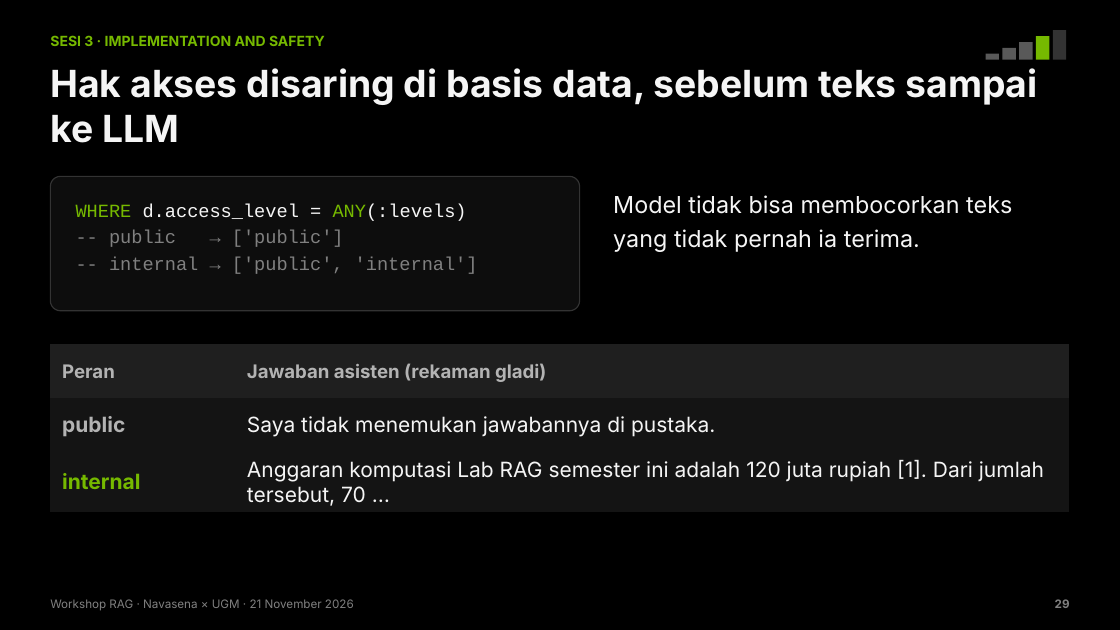
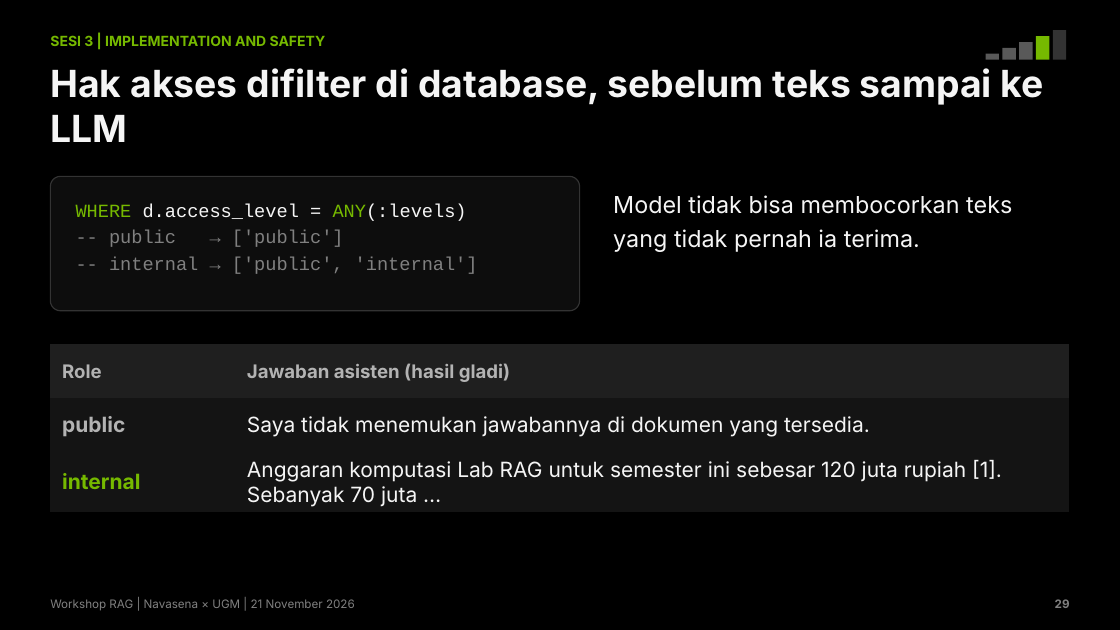
Before and after one commit to chmdznr/navasena-ugm-rag-workshop, a slide deck: slide 29 of slides/dist/Navasena_UGM_Workshop_RAG.pptx. Drawn at 1120x630 pixels with LibreOffice and Linux fonts; fonts in the diff are those of the drawing. Boxes give left, top, right and bottom in pixels: in the first picture for what was removed or moved away, otherwise in the second. Text is boxed around its words. In the diff, an @@ line names an element or a change of style, - is before the commit and + after.

Commit message:
Rapikan bahasa: istilah engineering yang lazim, tanpa terjemahan paksa
- knowledge base, guardrail, email, query, threshold, standar deviasi,
  masking, API key, role, end-to-end menggantikan terjemahan yang kaku
- Judul slide tidak lagi berpola 'X, bukan Y' dan 'tiga ...'
- Tanda baca dibersihkan (titik tengah, em-dash, kutip miring)
- Ingest berjalan dalam satu transaksi supaya aplikasi yang sedang jalan
  tidak melihat data setengah jadi
- Deck dan notebook dibangun ulang dengan hasil gladi terbaru

```diff
--- a/slides/dist/Navasena_UGM_Workshop_RAG.pptx
+++ b/slides/dist/Navasena_UGM_Workshop_RAG.pptx
@@ text at [50, 35, 326, 46]: text changed @@
-SESI 3 · IMPLEMENTATION AND SAFETY
+SESI 3 | IMPLEMENTATION AND SAFETY
@@ text at [50, 68, 1044, 142]: text changed @@
-Hak akses disaring di basis data, sebelum teks sampai ke LLM
+Hak akses difilter di database, sebelum teks sampai ke LLM
@@ table at [50, 344, 1070, 511] @@
-row 1, column 1: Peran
+row 1, column 1: Role
-row 1, column 2: Jawaban asisten (rekaman gladi)
+row 1, column 2: Jawaban asisten (hasil gladi)
-row 2, column 2: Saya tidak menemukan jawabannya di pustaka.
+row 2, column 2: Saya tidak menemukan jawabannya di dokumen yang tersedia.
-row 3, column 2: Anggaran komputasi Lab RAG semester ini adalah 120 juta rupiah [1]. Dari jumlah tersebut, 70 …
+row 3, column 2: Anggaran komputasi Lab RAG untuk semester ini sebesar 120 juta rupiah [1]. Sebanyak 70 juta …
@@ text at [50, 599, 355, 611]: text changed @@
-Workshop RAG · Navasena × UGM · 21 November 2026
+Workshop RAG | Navasena × UGM | 21 November 2026
```
Also in this commit, not shown: 36 other slides changed, 30 other files.
